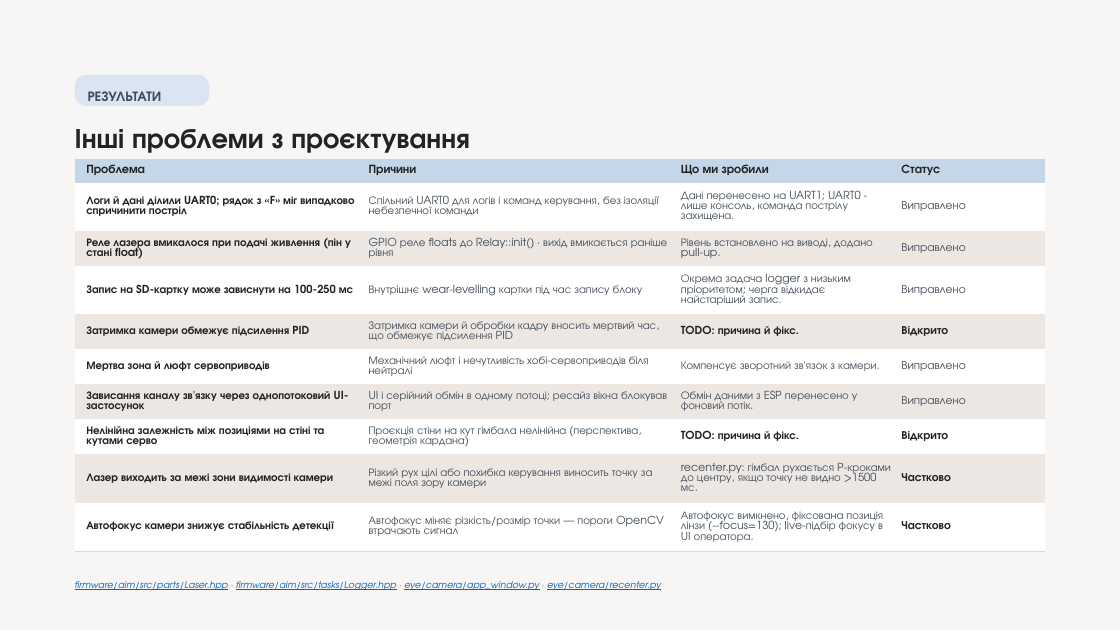
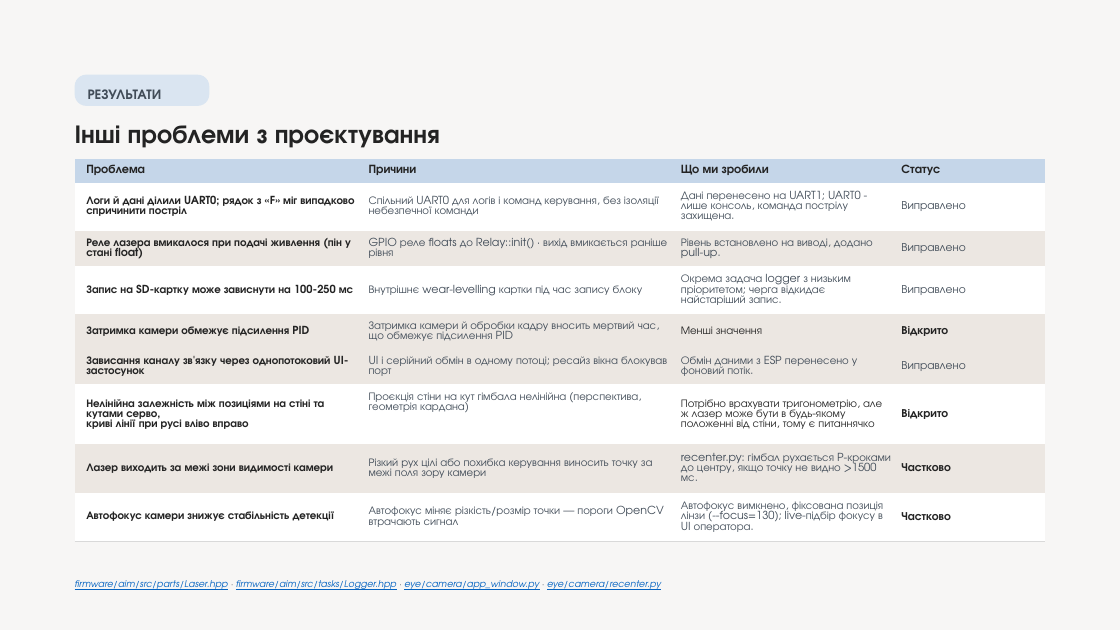
Before and after one commit to melnikvitaly/workshops, a slide deck: slide 10 of workshop-7-final_project/docs/assestment/presentation/Laser Gimbal with Camera Tracking on ESP32-S3.pptx. Drawn at 1120x630 pixels with LibreOffice and Linux fonts; fonts in the diff are those of the drawing. Boxes give left, top, right and bottom in pixels: in the first picture for what was removed or moved away, otherwise in the second. Text is boxed around its words. In the diff, an @@ line names an element or a change of style, - is before the commit and + after.

```diff
--- a/workshop-7-final_project/docs/assestment/presentation/Laser Gimbal with Camera Tracking on ESP32-S3.pptx
+++ b/workshop-7-final_project/docs/assestment/presentation/Laser Gimbal with Camera Tracking on ESP32-S3.pptx
@@ text "РЕЗУЛЬТАТИ" at [88,89,162,99]: line spacing 1.4 to 1.3 @@
@@ text "Інші проблеми з проєктування" at [75,125,440,148]: size 24 to 22.2 pt; line spacing 1.1 to 1 @@
@@ table at [75,159,1045,541] @@
-row 5: Затримка камери обмежує підсилення PID | Затримка камери й обробки кадру вносить мертвий час, що обмежує підсилення PID | TODO: причина й фікс. | Відкрито
-row 6: Мертва зона й люфт сервоприводів | Механічний люфт і нечутливість хобі-сервоприводів біля нейтралі | Компенсує зворотний зв'язок з камери. | Виправлено
+row 5: Затримка камери обмежує підсилення PID | Затримка камери й обробки кадру вносить мертвий час, що обмежує підсилення PID | Менші значення | Відкрито
-row 7, column 1: Нелінійна залежність між позиціями на стіні та кутами серво
+row 7, column 1: Нелінійна залежність між позиціями на стіні та кутами серво, / криві лінії при русі вліво вправо
-row 7, column 3: TODO: причина й фікс.
+row 7, column 3: Потрібно врахувати тригонометрію, але ж лазер може бути в будь-якому положенні від стіни, тому є питаннячко
```
Also in this commit, not shown: 12 other slides changed, 2 slides removed, 12 other files.
